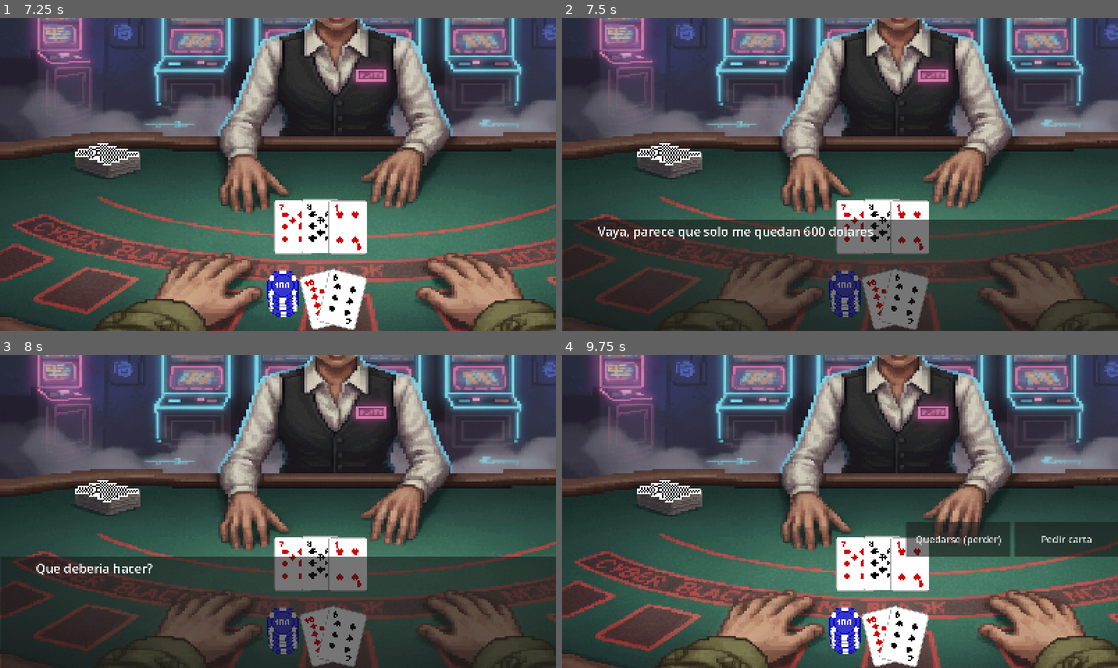
Above: before the commit, frames 1-4 (two rows, left to right).
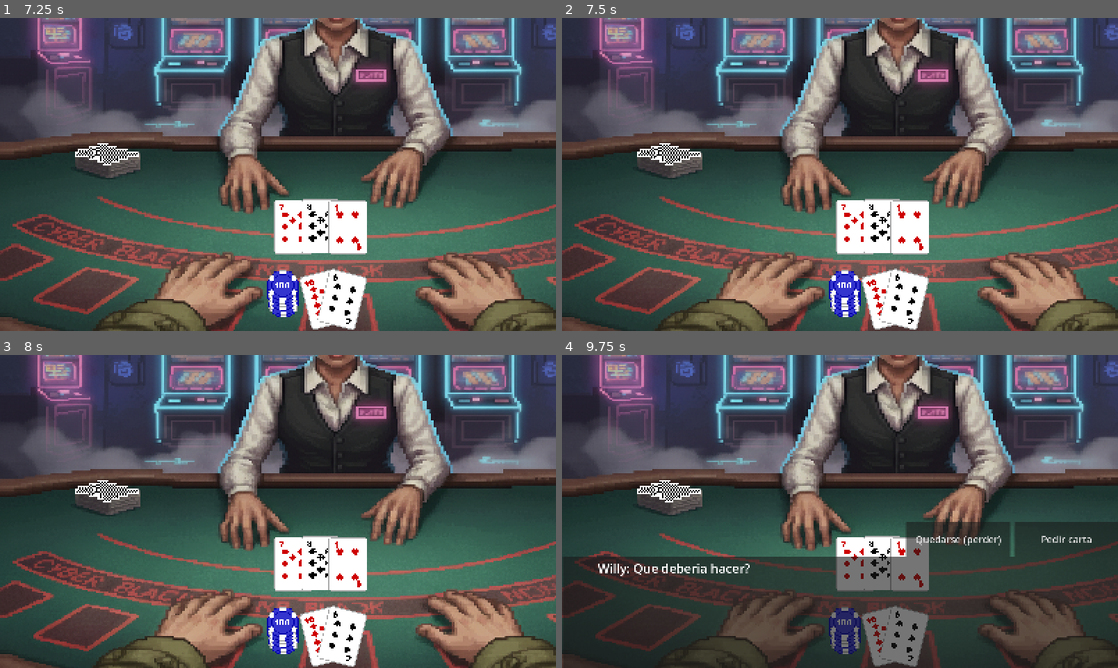
Above: after the commit, the same moments.

Repository: Pollo-Bermudez/Debitum-Vana
Game: Godot game, scene res://main/main.tscn
Same seed, same stepped clock (60 frames per second), same inputs: the game is played once before the commit and once after it.
Inputs (mouse positions are in pixels of both pictures, inside the frame that each line leads up to):
- Up to frame 1 (7.25 s): tap Enter (ui_accept) at 0.5, 2, 2.75, 3.5, 4.25, 5 s; move the mouse to (400, 158) at 0.52 s; hold E (interact) 0.53-1.28 s; hold D (move_right) 0.53-2.03 s; tap Shift (dash) at 0.6, 1.55, 2.1, 3.05, 4.35, 6.6 s; tap Space (jump) at 0.77, 1.52, 3.02, 3.77, 4.52, 6.77 s; move the mouse to (166, 190) at 1.27 s; tap E (interact) at 1.35, 2.85 s; move the mouse to (333, 105) at 2.02 s; hold A (move_left) 2.03-2.78 s; hold E (interact) 2.03-2.78 s; move the mouse to (250, 237) at 2.77 s; hold D (move_right) 2.78-4.28 s; move the mouse to (444, 221) at 3.52 s; hold E (interact) 3.53-4.28 s; click (444, 221) at 3.6 s; move the mouse to (111, 127) at 4.27 s; hold A (move_left) 4.28-5.03 s; move the mouse to (305, 174) at 5.02 s; hold D (move_right) 5.03-5.75 s; hold E (interact) 5.03-5.75 s; click "Jugar" at 5.75 s; move the mouse to (194, 96) at 6.52 s; hold A (move_left) from 6.53 s (still down)
- Up to frame 2 (7.5 s): keep holding A (move_left); move the mouse to (962, 158) at 7.27 s; hold E (interact) from 7.28 s (still down)
- Up to frame 3 (8 s): keep holding A (move_left); keep holding E (interact); tap Space (jump) at 7.52 s
- Up to frame 4 (9.75 s): move the mouse to (728, 527) at 8.02 s; release A (move_left) at 8.03 s; release E (interact) at 8.03 s; hold D (move_right) 8.03-8.75 s; click (728, 527) at 8.1 s; tap Space (jump) at 8.27 s; tap Shift (dash) at 8.3, 9.6 s; click (1067, 539) at 8.75 s, where only the run after the commit has a clickable "Continuar E"; move the mouse to (895, 442) at 9.52 s; hold D (move_right) from 9.53 s (still down); hold E (interact) from 9.53 s (still down)

Frame 1 is identical in both runs. In frame 2, 32% of the frame differs, in the area x 0-100%, y 64-100%; in frame 3, 32%; in frame 4, 32%.

Commit message:
Fixed dialogs, and added transition to level 1

Diff:
--- a/debitum-vanna/bullet.gd
+++ b/debitum-vanna/bullet.gd
@@ -7,7 +7,8 @@
 
 func _ready():
 	# Conectar la señal de colisión (solo se destruye si golpea algo que no sea el player)
-	body_entered.connect(_on_body_entered)
+	#body_entered.connect(_on_body_entered)
+	pass
 
 func _process(delta):
 	# Mueve la bala en la dirección asignada
@@ -15,9 +16,8 @@
 
 func set_direction(dir: int):
 	direction = dir
-	# Opcional: Voltear el sprite de la bala para que mire a la dirección correcta
-	if $Sprite2D: # Cambia $Sprite2D al nombre de tu nodo de sprite
-		$Sprite2D.flip_h = direction < 0
+	if $AnimatedSprite2D:
+		$AnimatedSprite2D.flip_h = direction < 0
 
 func _on_body_entered(body):
 	if body.is_in_group("player"):
--- a/debitum-vanna/dialogos_ui.gd
+++ b/debitum-vanna/dialogos_ui.gd
@@ -12,10 +12,21 @@
 	# El diálogo debe empezar oculto
 	caja_dialogo.hide()
 
-func _input(event):
-	# Si la caja es visible y presionamos "interactuar"...
-	if caja_dialogo.visible and Input.is_action_pressed("interact"):
+	# Le dice a este nodo (y a sus hijos) que sigan funcionando
+	# incluso si get_tree().paused es 'true'.
+	# Así, _input() seguirá detectando la tecla "interact".
+	# process_mode = PROCESS_MODE_WHEN_PAUSED
+
+# /////////////////////////////////////////////////
+# /////NO USAR _process porque se bugea!!!!!!//////
+# /////////////////////////////////////////////////
+
+func _input(_event):
+	# Si la caja es visible...
+	if caja_dialogo.visible and _event.is_action_pressed("interact") and not _event.is_echo():
 		mostrar_siguiente_linea()
+		get_viewport().set_input_as_handled()
+
 
 # Función para que otros (como el NPC) puedan llamarla
 func iniciar(lineas: Array[String]):
@@ -29,7 +40,8 @@
 
 	# Pausamos el juego (al jugador) para que no se mueva mientras lee
 	# get_tree().paused = true
-	# (Descomenta la línea de arriba si quieres pausar el juego)
+	# NO ACTIVAR PORQUE SE USAN EN LA INTRO Y CINEMATICAS
+
 
 func mostrar_siguiente_linea():
 	linea_actual += 1
--- a/debitum-vanna/pre-game/pre_game.gd
+++ b/debitum-vanna/pre-game/pre_game.gd
@@ -1,26 +1,56 @@
 extends Control
 
-@export var dialogo: Array[String] = ["Vaya, parece que solo me quedan 600 dolares", "Necesito pasar a la casa, si no, voy a perderlo TODO!!", "Que deberia hacer?"]
-@export var dialogo2: Array[String] = ["Recorcholis, he perdido tio", "Eh???........Que pasa?"]
+@export var dialogo: Array[String] = ["Willy: Vaya, parece que solo me quedan 600 dolares", "Willy: Necesito pasar a la casa, si no, voy a perderlo TODO!!", "Willy: Que deberia hacer?"]
+@export var dialogo2: Array[String] = ["Willy: Recorcholis, he perdido tio", "Crupier: Lo siento, señor… la suerte no está de su lado.", "Willy (golpeando la mesa): ¡Otra mano! Apuesto lo que me queda…
+","Voz misteriosa: Willy, Willy… siempre pensando que puedes engañar a la banca. Nos debes un millón de Blitzcoins. Una semana. Ni un día más.", "Willy: Joder tio tengo que conseguir la pasta", "Willy: Eh???........Que pasa?"]
 @export var i = 0
+var is_active = false
 
 func _ready():
 	$AudioStreamPlayer2D.play()
 	await get_tree().create_timer(2).timeout
 	DialogosUi.iniciar(dialogo)
-	await get_tree().create_timer(1).timeout
+	# await get_tree().create_timer(1).timeout
 	$Continue.visible = true
+	is_active = true
 
 
+# /////////////////////////////////////////////////
+# /////NO USAR _process porque se bugea!!!!!!//////
+# /////////////////////////////////////////////////
+
+# func _process(delta: float) -> void:
+#	if not is_active:
+#		return
+#
+#	if Input.is_action_just_pressed("interact"):
+#		i += 1
+#		if not DialogosUi.is_dialogo_activo():
+#			DialogosUi.iniciar(dialogo)
+#		_on_dialogo_avanzado(i)
 
 
-func _process(delta: float) -> void:
-	if Input.is_action_just_pressed("interact"):
-		i += 1
-		if not DialogosUi.is_dialogo_activo():
-			DialogosUi.iniciar(dialogo)
-		_on_dialogo_avanzado(i)
+func _input(event):
+	var escena_actual = get_tree().current_scene.scene_file_path
 
+	# 2. Si NO estamos en la escena de la intro, no hagas NADA.
+	if "res://pre-game/pre-game.tscn" not in escena_actual:
+		return
+
+	# ---------------------------------------------------
+
+	# 3. Si SÍ estamos en la intro, ejecuta la lógica de siempre:
+
+	if not (event.is_action_pressed("interact") and not event.is_echo()):
+		return
+
+	if not DialogosUi.is_dialogo_activo():
+		return # No consumas el clic si el diálogo está cerrado
+
+	_on_continue_pressed()
+
+	if is_inside_tree():
+		get_viewport().set_input_as_handled()
 
 # Esta función se llamará AUTOMÁTICAMENTE cada vez
 # que DialogosUi emita la señal (es decir, cada vez que cambie de línea).
@@ -34,16 +64,22 @@
 		$get.visible = true
 		$pass.visible = true
 
-	if index == 4:
+	if index == 8:
 		$Continue.visible = false
-		DialogosUi.visible = false
+		# DialogosUi.visible = false
+		# Esa puta linea de mierda me costo una hora y media de mi vida, la
+		# dejo como evidencia de por que luego no duermo
+		is_active = false
+		get_tree().change_scene_to_file("res://scenes/level_1.tscn")
 
 
 func _on_continue_pressed() -> void:
-	Input.action_press("interact")
-	await get_tree().create_timer(.05).timeout
-	Input.action_release("interact")
+	# 1. Hacemos lo que "dialogosui.gd" hace:
+	DialogosUi.mostrar_siguiente_linea()
 
+	# 2. Hacemos lo que "pregame.gd" (este script) hace en _process:
+	i += 1
+	_on_dialogo_avanzado(i)
 
 
 func _on_get_pressed() -> void:
@@ -54,7 +90,7 @@
 	await get_tree().create_timer(2).timeout
 	DialogosUi.iniciar(dialogo2)
 	DialogosUi.visible = true
-	await get_tree().create_timer(1).timeout
+	# await get_tree().create_timer(1).timeout
 	$Continue.visible = true
 
 
@@ -65,7 +101,7 @@
 	await get_tree().create_timer(2).timeout
 	DialogosUi.iniciar(dialogo2)
 	DialogosUi.visible = true
-	await get_tree().create_timer(1).timeout
+	# await get_tree().create_timer(1).timeout
 	$Continue.visible = true
 
 
--- a/debitum-vanna/scenes/character_body_2d.gd
+++ b/debitum-vanna/scenes/character_body_2d.gd
@@ -39,7 +39,7 @@
 
 	# Configuración del Timer de Dash
 	dash_timer.wait_time = dash_duration
-	dash_timer.timeout.connect(_on_dash_timer_timeout)
+	# dash_timer.timeout.connect(_on_dash_timer_timeout)
 
 	# 🛑 Configuración del Timer de Disparo
 	shoot_timer.wait_time = shoot_cooldown
@@ -79,7 +79,6 @@
 func update_animations():
 	# --- Animación de Dash ---
 	if is_dashing:
-		animated_sprite.flip_h = true
 		animated_sprite.play("dash")
 		return
 	# -------------------------
--- a/debitum-vanna/scenes/poeta.gd
+++ b/debitum-vanna/scenes/poeta.gd
@@ -2,7 +2,7 @@
 
 # Variable para guardar las líneas de diálogo de este NPC.
 # Puedes hacerlo más complejo con nombres, retratos, etc.
-@export var dialogo: Array[String] = ["¿Quién eres tú, viajero? ¿Otro fantasma perdido en la niebla?", "Aquí solo encontrarás recuerdos. ¿Quieres uno?"]
+@export var dialogo: Array[String] = ["Poeta: ¿Quién eres tú, viajero? ¿Otro fantasma perdido en la niebla?","Willy: Solo busco un millón de Blitzcoins.", "Poeta: (riendo con tristeza) Aquí solo encontrarás recuerdos. ¿Quieres uno?", "Willy: Mejor vamos cerrando el Papoi"]
 
 
 # Esta variable está perfecta
@@ -12,20 +12,24 @@
 	# Esto está perfecto
 	$Area2D.monitoring = true
 
-func _process(delta):
-	# --- CAMBIO 2: LA LÓGICA DE INTERACCIÓN ---
-	if jugador_cerca and Input.is_action_just_pressed("interact"):
+# /////////////////////////////////////////////////
+# /////NO USAR _process porque se bugea!!!!!!//////
+# /////////////////////////////////////////////////
+func _input(event):
+	# Si el jugador no está cerca O el diálogo ya está activo,
+	# no nos interesa este clic.
+	if not jugador_cerca or DialogosUi.is_dialogo_activo():
+		return
 
-		# En lugar de emitir una señal, llamamos DIRECTAMENTE al Autoload "DialogoUI".
-		# También añadimos una comprobación para no reiniciar el diálogo si ya está abierto.
-		if not DialogosUi.is_dialogo_activo():
-			DialogosUi.iniciar(dialogo)
+	if event.is_action_pressed("interact") and not event.is_echo():
+		# 1. Iniciamos nuestro diálogo
+		DialogosUi.iniciar(dialogo)
+		print("caca")
+		# 2. Consumimos el clic
+		get_viewport().set_input_as_handled()
 
-
-# Esta función se llama cuando un cuerpo entra en el Area2D.
 func _on_area_2d_body_entered(body):
 	# Verificamos si el cuerpo que entró es el jugador.
-	# Es una buena práctica agregar el jugador a un grupo llamado "player".
 	if body.is_in_group("player"):
 		jugador_cerca = true
 		print("El jugador está cerca, puedes hablar.") # Para depurar
